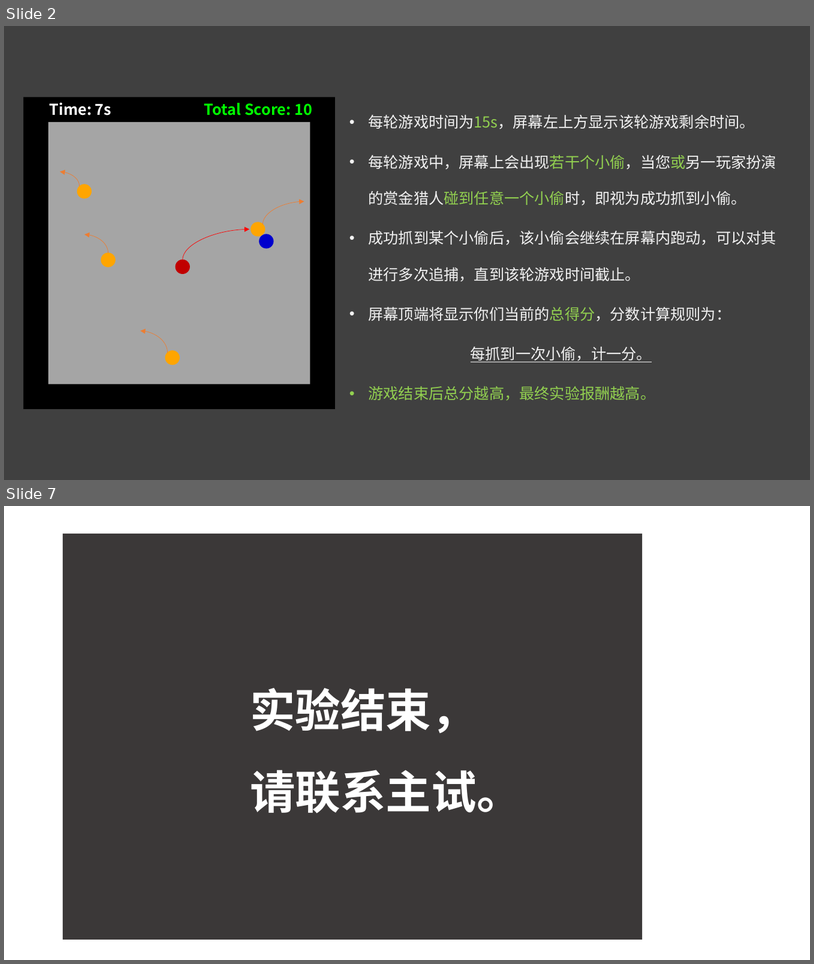
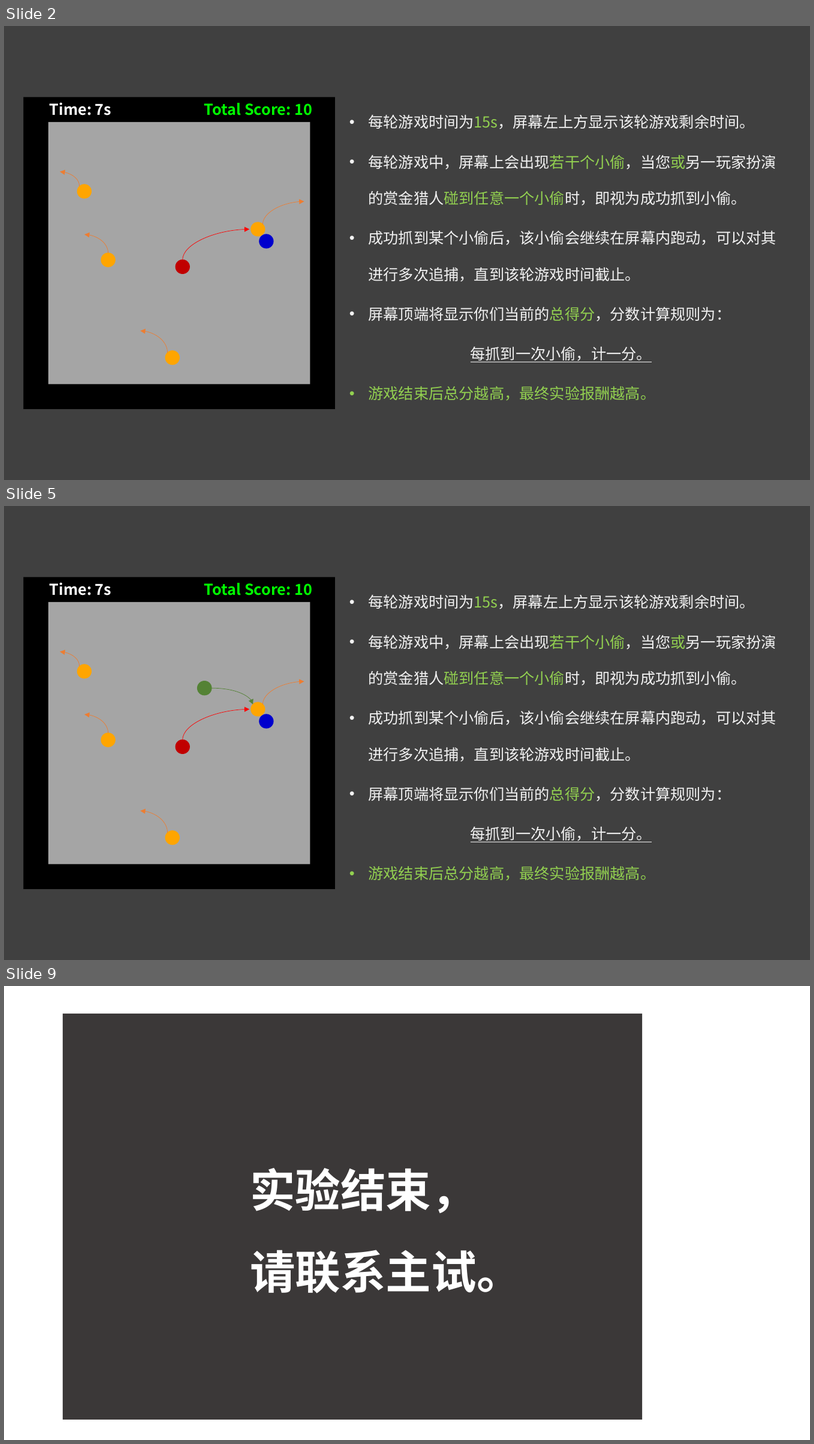
Before and after one commit to ChenyaGu/imagineWeCooperation, a slide deck: pictures/introduction.pptx. Shown one above the other, each under a label of ours: slides 2 and 7 before the commit, slides 2, 5 and 9 after it; the slides between them are not shown. The pictures are 814x964 and 814x1444 pixels, drawn with LibreOffice and Linux fonts; fonts in the diff are those of the drawing. Boxes give left, top, right and bottom in pixels: in the first picture for what was removed or moved away, otherwise in the second. Text is boxed around its words. In the diff, an @@ line names an element or a change of style, - is before the commit and + after.

```diff
--- a/pictures/introduction.pptx
+++ b/pictures/introduction.pptx
@@ slide 5 added at (4, 506, 810, 960), background #404040 @@
@@ group added at (23, 577, 335, 888): 6 ellipses, 5 curved arrows, 2 rectangles, 2 texts @@
+Time: 7s
+Total Score: 10
@@ text added at (368, 595, 776, 880), 18 pt, text #F2F2F2 @@
+• 每轮游戏时间为15s，屏幕左上方显示该轮游戏剩余时间。
+• 每轮游戏中，屏幕上会出现若干个小偷，当您或另一玩家扮演的赏金猎人碰到任意一个小偷时，即视为成功抓到小偷。
+• 成功抓到某个小偷后，该小偷会继续在屏幕内跑动，可以对其进行多次追捕，直到该轮游戏时间截止。
+• 屏幕顶端将显示你们当前的总得分，分数计算规则为：
+每抓到一次小偷，计一分。
+• 游戏结束后总分越高，最终实验报酬越高。
@@ ellipse added at (198, 681, 212, 695), fill #548235, outline #548235 1 pt @@
@@ curved arrow added from (212, 688) to (253, 705), #548235 0.5 pt @@
@@ what was slide 7 is now slide 9 @@
```
Also in this commit, not shown: 4 slides changed, 2 other slides added, 2 slides removed, 10 other files.
